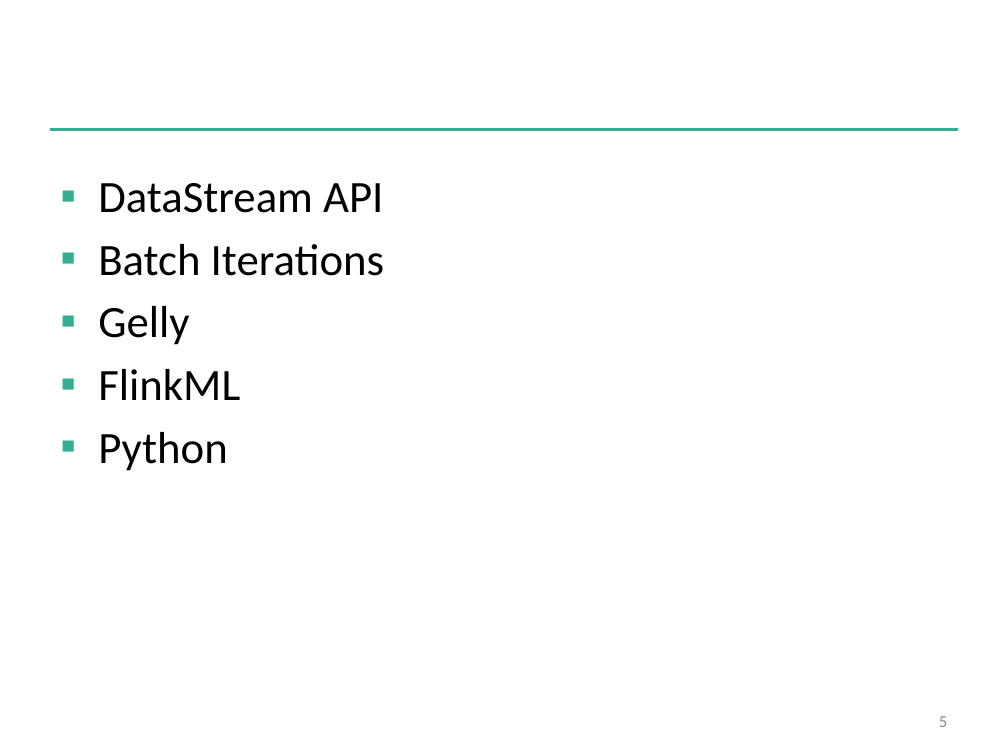
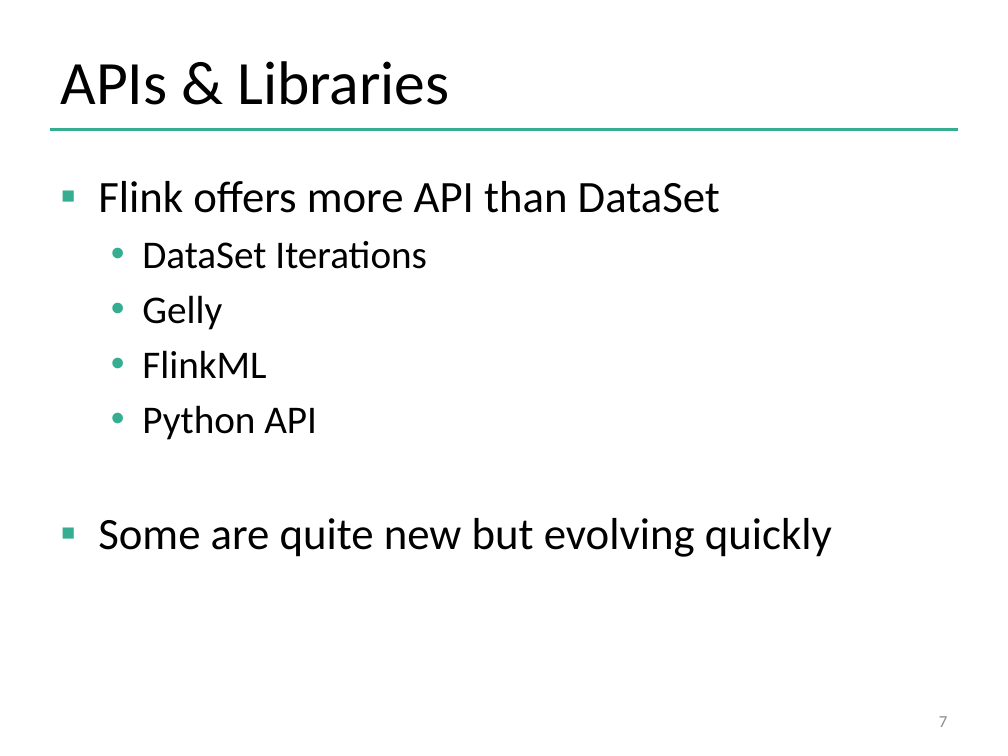
Before and after one commit to dataArtisans/flink-training-web, a slide deck: slide 7 of slides/closing.pptx (slide 5 before the commit). Drawn at 1008x756 pixels with LibreOffice and Linux fonts; fonts in the diff are those of the drawing; background and template pictures are left out. Boxes give left, top, right and bottom in pixels: in the first picture for what was removed or moved away, otherwise in the second. Text is boxed around its words. In the diff, an @@ line names an element or a change of style, - is before the commit and + after.

```diff
--- a/slides/closing.pptx
+++ b/slides/closing.pptx
@@ title added at bbox=[60, 61, 449, 105], 44 pt, text #000000 @@
+APIs & Libraries
@@ text at bbox=[98, 181, 720, 269]: text changed @@
-▪ DataStream API
-▪ Batch Iterations
+▪ Flink offers more API than DataSet
+  • DataSet Iterations
@@ text at bbox=[142, 295, 266, 378]: size 32 to 28 pt in "Gelly", "FlinkML"; bullet ▪ to •; list level 1 to 2 in "Gelly"; list level 1 to 2 in "FlinkML" @@
@@ text at bbox=[98, 405, 832, 557]: text changed @@
-▪ Python
+  • Python API
+▪ Some are quite new but evolving quickly
@@ page number at bbox=[939, 716, 947, 727]: text changed @@
-5
+7
```
Also in this commit, not shown: 8 slides added, 2 slides removed.
